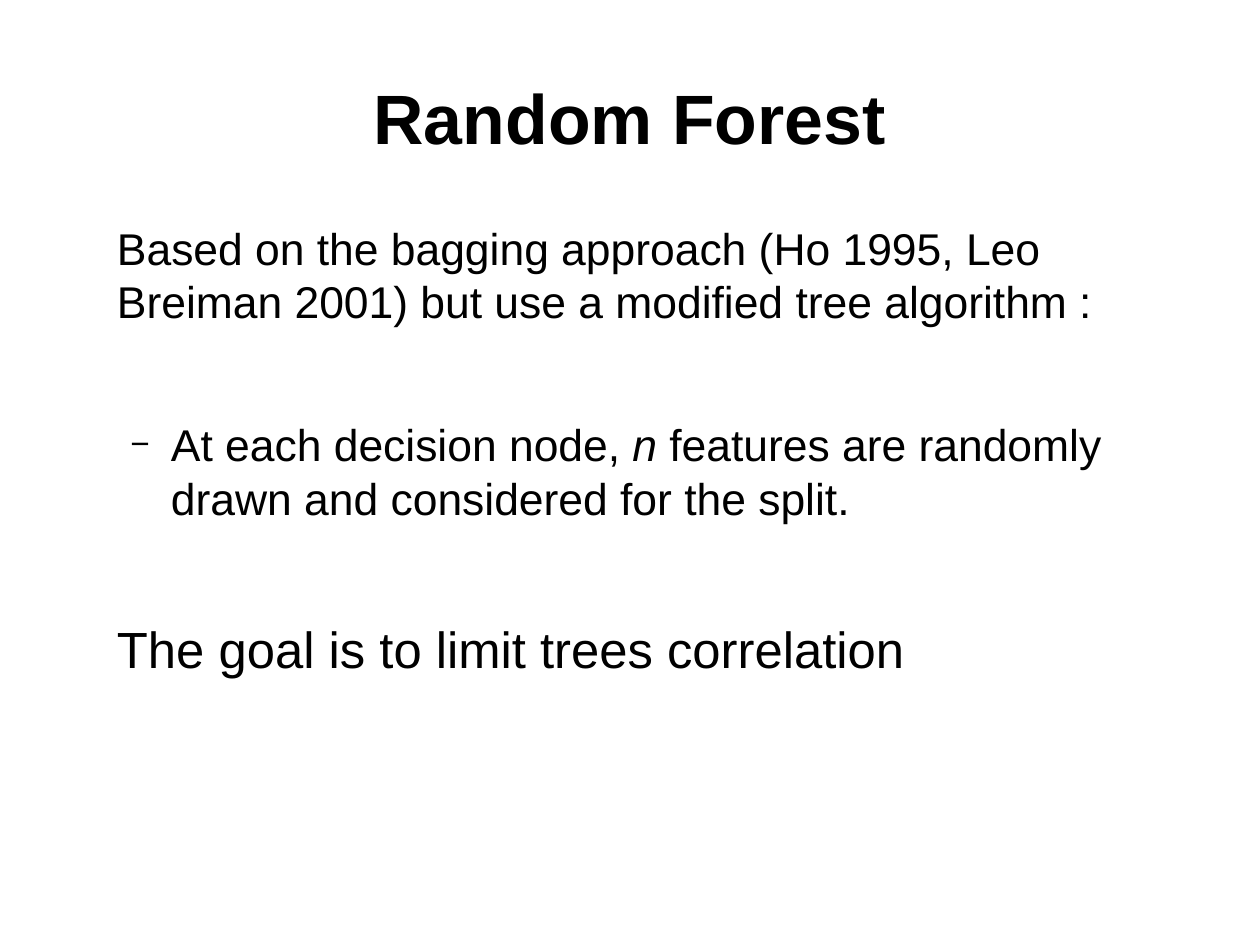
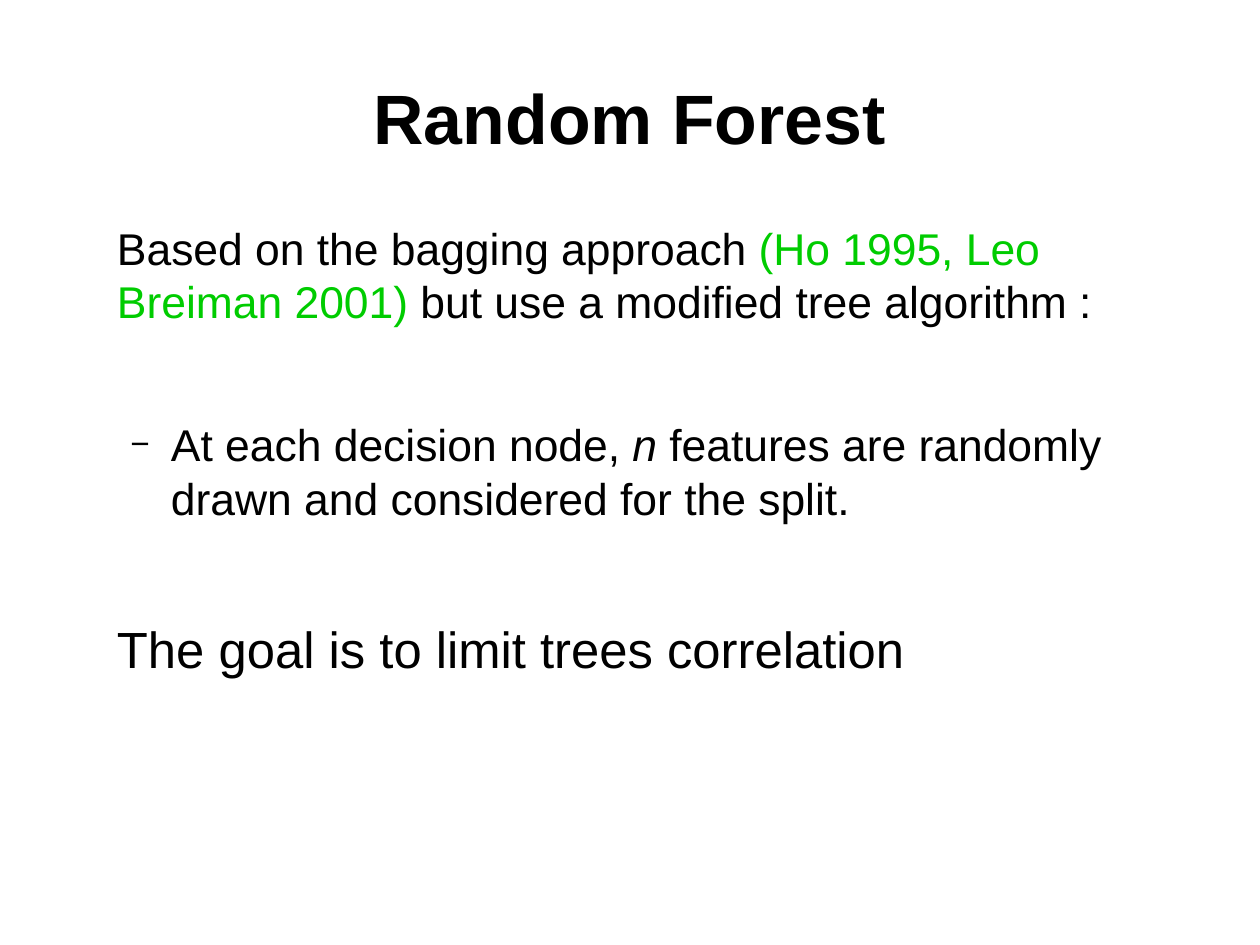
Before and after one commit to tayoakins/bigdata_aims_senegal_II, a slide deck: slide 12 of Slides/ML05_DT_plus.odp. Drawn at 1260x945 pixels with LibreOffice and Linux fonts; fonts in the diff are those of the drawing. Boxes give left, top, right and bottom in pixels: in the first picture for what was removed or moved away, otherwise in the second. Text is boxed around its words. In the diff, an @@ line names an element or a change of style, - is before the commit and + after.

```diff
--- a/Slides/ML05_DT_plus.odp
+++ b/Slides/ML05_DT_plus.odp
@@ text at <box>117,232,1067,328</box>: text colour #000000 to #00CC00 in "(Ho 1995, Leo Breiman 2001)" @@
```
Also in this commit, not shown: 2 other slides changed.
